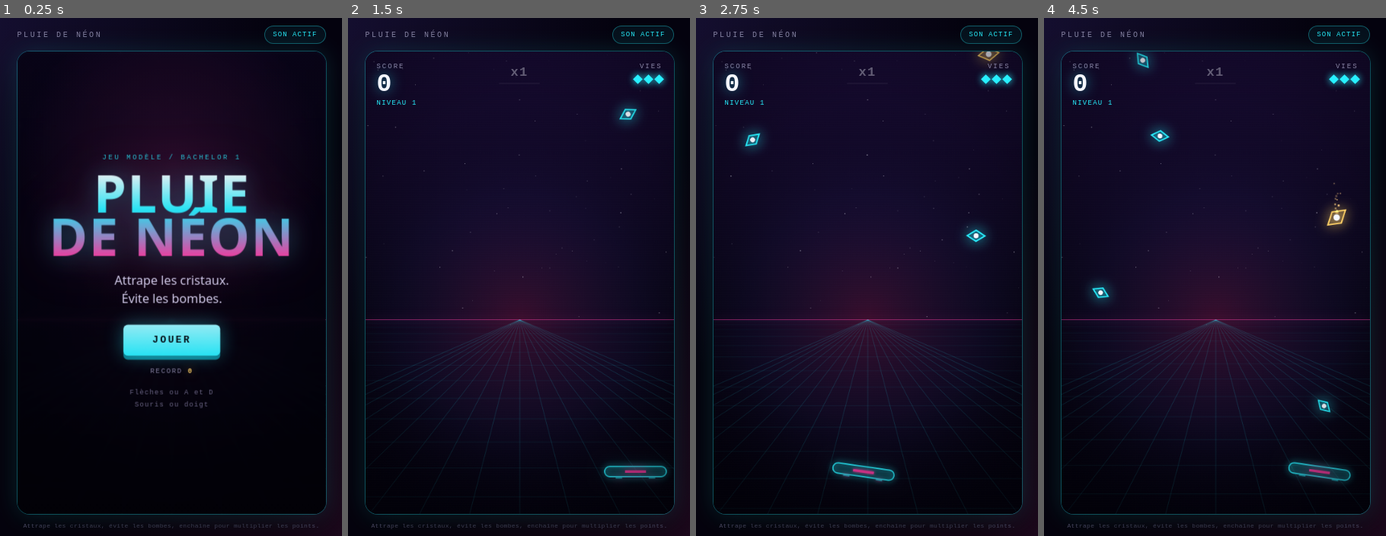
Above: before the commit, frames 1-4 (left to right).
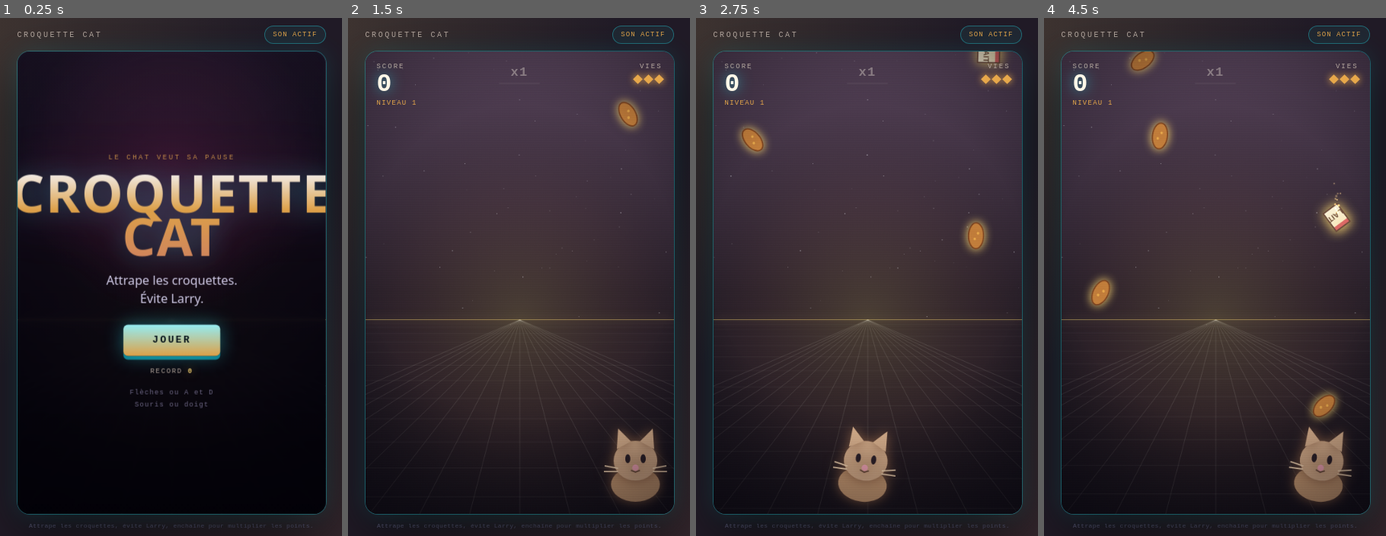
Above: after the commit, the same moments.

Repository: Ludow9/jeu-ia
Game: browser game, page index.html
Two runs of this game, one before a commit and one after it. Both use one fixed random seed, a clock stepped at 60 frames per second and the inputs below.
Inputs:
- Up to frame 1 (0.25 s): no input
- Up to frame 2 (1.5 s): click "JOUER" at 0.27 s; hold Right from 1.03 s (still down); tap Space at 1.1 s
- Up to frame 3 (2.75 s): release Right at 1.53 s; hold Down 1.58-1.85 s; tap Space at 1.6, 2.1, 2.6 s; hold Left 1.9-2.47 s; hold Right from 2.52 s (still down)
- Up to frame 4 (4.5 s): tap Space at 3.1, 3.6, 4.1 s; release Right at 3.18 s; hold Left 3.23-3.67 s; hold Down 3.72-4.05 s; hold Right from 4.1 s (still down)

The runs differ from the first frame. In frame 1, 20% of the frame differs, in the area x 0-100%, y 0-100%; in frame 2, 77%; in frame 3, 76%; in frame 4, 77%.

Commit message:
défi-agent

Diff:
--- a/audio.js
+++ b/audio.js
@@ -63,6 +63,10 @@
   note(760, 0.16, "sine", 0.15, 180);
   note(1140, 0.2, "triangle", 0.1, 120);
 }
+function sonBouclier() {
+  note(420, 0.18, "sine", 0.15, 260);
+  note(840, 0.24, "triangle", 0.1, 180);
+}
 function sonBombe() {
   note(120, 0.35, "sawtooth", 0.4, -90);
   note(70, 0.45, "square", 0.25, -30);
--- a/config.js
+++ b/config.js
@@ -1,4 +1,4 @@
-// Réglages de Pluie de Néon.
+// Réglages de Croquette Cat.
 // Modifie ces valeurs pour équilibrer le jeu sans toucher au reste du code.
 
 const LARGEUR = 480; // largeur logique du canvas
@@ -9,16 +9,18 @@
 const GLACE = "glace";
 const BOMBE = "bombe";
 const DORE = "dore";
+const BOUCLIER = "bouclier";
 
 const COULEURS = {
-  fond: "#05030f",
-  cyan: "#28f0ff",
+  fond: "#211b27",
+  cyan: "#e7a84b",
   glace: "#9be7ff",
-  magenta: "#ff3ea5",
-  or: "#ffd166",
-  rouge: "#ff4d6d",
-  blanc: "#f5f7ff",
-  grille: "rgba(40, 240, 255, 0.16)"
+  magenta: "#d98a5f",
+  or: "#f4d06f",
+  rouge: "#d95763",
+  bouclier: "#b86bff",
+  blanc: "#fff8e8",
+  grille: "rgba(255, 248, 232, 0.12)"
 };
 
 const REGLAGES = {
@@ -34,6 +36,7 @@
   hasardBombe: 0.14,
   hasardDore: 0.05,
   hasardGlace: 0.02,
+  hasardBouclier: 0.03,
   ralentissementGlace: 0.5,
   dureeGlace: 4,
   largeurPanier: 96,
--- a/dessin.js
+++ b/dessin.js
@@ -6,16 +6,16 @@
 }
 function dessinerFond(ctx, temps) {
   const degrade = ctx.createLinearGradient(0, 0, 0, HAUTEUR);
-  degrade.addColorStop(0, "#170b32");
+  degrade.addColorStop(0, "#58445a");
   degrade.addColorStop(0.52, COULEURS.fond);
-  degrade.addColorStop(1, "#02010a");
+  degrade.addColorStop(1, "#17131b");
   ctx.fillStyle = degrade;
   ctx.fillRect(0, 0, LARGEUR, HAUTEUR);
 
   const horizon = HAUTEUR * 0.58;
   const halo = ctx.createRadialGradient(LARGEUR / 2, horizon, 4, LARGEUR / 2, horizon, LARGEUR * 0.8);
-  halo.addColorStop(0, "rgba(255, 62, 165, 0.2)");
-  halo.addColorStop(0.5, "rgba(122, 92, 255, 0.07)");
+  halo.addColorStop(0, "rgba(244, 208, 111, 0.2)");
+  halo.addColorStop(0.5, "rgba(217, 138, 95, 0.08)");
   halo.addColorStop(1, "rgba(0, 0, 0, 0)");
   ctx.fillStyle = halo;
   ctx.fillRect(0, 0, LARGEUR, HAUTEUR);
@@ -46,9 +46,9 @@
   ctx.globalAlpha = 1;
 
   ctx.save();
-  ctx.shadowColor = COULEURS.magenta;
+  ctx.shadowColor = COULEURS.or;
   ctx.shadowBlur = 16;
-  ctx.strokeStyle = "rgba(255, 62, 165, 0.5)";
+  ctx.strokeStyle = "rgba(244, 208, 111, 0.5)";
   ctx.beginPath();
   ctx.moveTo(0, horizon);
   ctx.lineTo(LARGEUR, horizon);
@@ -57,34 +57,190 @@
 }
 function dessinerPanier(ctx, panier, temps) {
   const inclinaison = Math.max(-0.2, Math.min(0.2, panier.vitesse * 0.00025));
-  const pulsation = 0.6 + 0.4 * Math.sin(temps * 6);
   ctx.save();
-  ctx.translate(panier.x + panier.largeur / 2, panier.y + panier.hauteur / 2);
+  ctx.translate(panier.x + panier.largeur / 2, panier.y + panier.hauteur / 2 + 8);
   ctx.rotate(inclinaison);
-  ctx.shadowColor = COULEURS.cyan;
-  ctx.shadowBlur = 26;
-  ctx.fillStyle = "rgba(40, 240, 255, 0.16)";
-  ctx.beginPath();
-  ctx.roundRect(-panier.largeur / 2, -panier.hauteur / 2, panier.largeur, panier.hauteur, 8);
-  ctx.fill();
-  ctx.shadowBlur = 10;
-  ctx.strokeStyle = COULEURS.cyan;
-  ctx.lineWidth = 2;
-  ctx.stroke();
-  ctx.shadowColor = COULEURS.magenta;
-  ctx.shadowBlur = 16 * pulsation;
-  ctx.fillStyle = COULEURS.magenta;
-  ctx.fillRect(-panier.largeur * 0.17, -2, panier.largeur * 0.34, 4);
-  ctx.fillStyle = "rgba(40, 240, 255, 0.6)";
-  ctx.fillRect(-panier.largeur * 0.32, panier.hauteur / 2, 10, 3);
-  ctx.fillRect(panier.largeur * 0.32 - 10, panier.hauteur / 2, 10, 3);
+  ctx.shadowColor = "#8b6044";
+  ctx.shadowBlur = 18;
+  ctx.fillStyle = "#c99b73";
+  ctx.beginPath();
+  ctx.ellipse(0, 12, 38, 27, 0, 0, Math.PI * 2);
+  ctx.fill();
+  ctx.fillStyle = "#d9b08c";
+  ctx.beginPath();
+  ctx.ellipse(0, -25, 34, 31, 0, 0, Math.PI * 2);
+  ctx.fill();
+  ctx.beginPath();
+  ctx.moveTo(-29, -43);
+  ctx.lineTo(-27, -75);
+  ctx.lineTo(-7, -55);
+  ctx.moveTo(29, -43);
+  ctx.lineTo(27, -75);
+  ctx.lineTo(7, -55);
+  ctx.fill();
+  ctx.fillStyle = "#2a2028";
+  ctx.beginPath();
+  ctx.ellipse(-12, -28, 4, 7, 0, 0, Math.PI * 2);
+  ctx.ellipse(12, -28, 4, 7, 0, 0, Math.PI * 2);
+  ctx.fill();
+  ctx.fillStyle = "#f4a6b8";
+  ctx.beginPath();
+  ctx.arc(0, -14, 5, 0, Math.PI * 2);
+  ctx.fill();
+  ctx.strokeStyle = "#6b4a3b";
+  ctx.lineWidth = 2;
+  ctx.beginPath();
+  ctx.moveTo(-7, -10);
+  ctx.lineTo(0, -7);
+  ctx.lineTo(7, -10);
+  ctx.stroke();
+  ctx.strokeStyle = "#f5d6b3";
+  ctx.beginPath();
+  ctx.moveTo(-27, -13);
+  ctx.lineTo(-48, -17);
+  ctx.moveTo(-27, -8);
+  ctx.lineTo(-49, -8);
+  ctx.moveTo(27, -13);
+  ctx.lineTo(48, -17);
+  ctx.moveTo(27, -8);
+  ctx.lineTo(49, -8);
+  ctx.stroke();
+  if (panier.bouclier) {
+    ctx.shadowColor = COULEURS.bouclier;
+    ctx.shadowBlur = 16;
+    ctx.strokeStyle = COULEURS.bouclier;
+    ctx.lineWidth = 5;
+    ctx.beginPath();
+    ctx.arc(0, -2, 31, 0.15, Math.PI - 0.15);
+    ctx.stroke();
+    ctx.strokeStyle = "#f4d06f";
+    ctx.lineWidth = 4;
+    ctx.beginPath();
+    ctx.arc(0, -2, 29, 0.15, Math.PI - 0.15);
+    ctx.stroke();
+    ctx.fillStyle = "#f4d06f";
+    ctx.beginPath();
+    ctx.arc(0, 28, 5, 0, Math.PI * 2);
+    ctx.fill();
+  }
   ctx.restore();
+}
+
+function dessinerCroquette(ctx, objet) {
+  const largeur = objet.rayon * 1.55;
+  const hauteur = objet.rayon * 0.9;
+  ctx.rotate(objet.rotation);
+  ctx.shadowColor = COULEURS.or;
+  ctx.shadowBlur = 14;
+  ctx.fillStyle = "#b96f32";
+  ctx.beginPath();
+  ctx.ellipse(0, 0, largeur, hauteur, 0, 0, Math.PI * 2);
+  ctx.fill();
+  ctx.strokeStyle = "#7b421f";
+  ctx.lineWidth = 2;
+  ctx.stroke();
+  ctx.fillStyle = "#e7a84b";
+  ctx.beginPath();
+  ctx.arc(-5, -2, 2, 0, Math.PI * 2);
+  ctx.arc(4, 3, 2, 0, Math.PI * 2);
+  ctx.fill();
+}
+function dessinerGlacon(ctx, objet) {
+  const r = objet.rayon;
+  ctx.rotate(objet.rotation);
+  ctx.shadowColor = COULEURS.glace;
+  ctx.shadowBlur = 16;
+  ctx.fillStyle = "rgba(155, 231, 255, 0.72)";
+  ctx.beginPath();
+  ctx.roundRect(-r, -r, r * 2, r * 2, 4);
+  ctx.fill();
+  ctx.strokeStyle = COULEURS.blanc;
+  ctx.lineWidth = 2;
+  ctx.stroke();
+  ctx.strokeStyle = "rgba(255, 255, 255, 0.7)";
+  ctx.beginPath();
+  ctx.moveTo(-r * 0.55, -r * 0.35);
+  ctx.lineTo(r * 0.45, r * 0.45);
+  ctx.moveTo(r * 0.25, -r * 0.7);
+  ctx.lineTo(-r * 0.25, r * 0.7);
+  ctx.stroke();
+}
+function dessinerBriqueLait(ctx, objet) {
+  const r = objet.rayon;
+  ctx.rotate(objet.rotation * 0.35);
+  ctx.shadowColor = COULEURS.or;
+  ctx.shadowBlur = 18;
+  ctx.fillStyle = "#fff8e8";
+  ctx.fillRect(-r * 0.78, -r, r * 1.56, r * 2);
+  ctx.fillStyle = "#d95763";
+  ctx.fillRect(-r * 0.78, -r, r * 1.56, r * 0.4);
+  ctx.fillStyle = "#6b4a3b";
+  ctx.font = "700 " + Math.round(r * 0.7) + "px sans-serif";
+  ctx.textAlign = "center";
+  ctx.fillText("LAIT", 0, r * 0.45);
+  ctx.strokeStyle = "#6b4a3b";
+  ctx.lineWidth = 2;
+  ctx.strokeRect(-r * 0.78, -r, r * 1.56, r * 2);
+}
+function dessinerCollier(ctx, objet) {
+  const r = objet.rayon;
+  ctx.rotate(objet.rotation * 0.25);
+  ctx.shadowColor = COULEURS.bouclier;
+  ctx.shadowBlur = 18;
+  ctx.strokeStyle = COULEURS.bouclier;
+  ctx.lineWidth = 3;
+  ctx.beginPath();
+  ctx.arc(0, -r * 0.1, r * 0.82, 0.15, Math.PI - 0.15);
+  ctx.stroke();
+  ctx.fillStyle = "#f4d06f";
+  ctx.strokeStyle = "#8b5a2b";
+  ctx.lineWidth = 1.5;
+  ctx.beginPath();
+  ctx.arc(0, r * 0.55, r * 0.3, 0, Math.PI * 2);
+  ctx.fill();
+  ctx.stroke();
+  ctx.fillStyle = COULEURS.bouclier;
+  ctx.beginPath();
+  ctx.arc(0, r * 0.55, r * 0.1, 0, Math.PI * 2);
+  ctx.fill();
+}
+function dessinerChien(ctx, objet, temps) {
+  const r = objet.rayon * (1 + 0.06 * Math.sin(temps * 8 + objet.pulsation));
+  ctx.shadowColor = COULEURS.rouge;
+  ctx.shadowBlur = 20;
+  ctx.fillStyle = "#a8754f";
+  ctx.beginPath();
+  ctx.ellipse(0, 2, r, r * 0.86, 0, 0, Math.PI * 2);
+  ctx.fill();
+  ctx.beginPath();
+  ctx.moveTo(-r * 0.65, -r * 0.45);
+  ctx.quadraticCurveTo(-r * 1.35, -r * 1.15, -r * 0.85, r * 0.35);
+  ctx.moveTo(r * 0.65, -r * 0.45);
+  ctx.quadraticCurveTo(r * 1.35, -r * 1.15, r * 0.85, r * 0.35);
+  ctx.fill();
+  ctx.fillStyle = "#2a2028";
+  ctx.beginPath();
+  ctx.ellipse(-r * 0.3, -r * 0.12, r * 0.12, r * 0.18, 0, 0, Math.PI * 2);
+  ctx.ellipse(r * 0.3, -r * 0.12, r * 0.12, r * 0.18, 0, 0, Math.PI * 2);
+  ctx.fill();
+  ctx.fillStyle = "#3b241d";
+  ctx.beginPath();
+  ctx.ellipse(0, r * 0.3, r * 0.25, r * 0.18, 0, 0, Math.PI * 2);
+  ctx.fill();
+  ctx.fillStyle = "#f4a6b8";
+  ctx.beginPath();
+  ctx.arc(0, r * 0.35, r * 0.1, 0, Math.PI * 2);
+  ctx.fill();
+  ctx.strokeStyle = COULEURS.rouge;
+  ctx.lineWidth = 2;
+  ctx.stroke();
 }
 function dessinerCristal(ctx, objet, temps) {
   const r = objet.rayon;
   const dore = objet.type === DORE;
   const glace = objet.type === GLACE;
-  const couleur = dore ? COULEURS.or : glace ? COULEURS.glace : COULEURS.cyan;
+  const bouclier = objet.type === BOUCLIER;
+  const couleur = dore ? COULEURS.or : glace ? COULEURS.glace : bouclier ? COULEURS.bouclier : COULEURS.cyan;
   const battement = 1 + 0.06 * Math.sin(temps * 5 + objet.pulsation);
   ctx.rotate(objet.rotation);
   ctx.scale(battement, battement);
@@ -96,7 +252,7 @@
   ctx.lineTo(0, r);
   ctx.lineTo(-r * 0.62, 0);
   ctx.closePath();
-  ctx.fillStyle = dore ? "rgba(255, 209, 102, 0.22)" : glace ? "rgba(155, 231, 255, 0.28)" : "rgba(40, 240, 255, 0.2)";
+  ctx.fillStyle = dore ? "rgba(255, 209, 102, 0.22)" : glace ? "rgba(155, 231, 255, 0.28)" : bouclier ? "rgba(184, 107, 255, 0.28)" : "rgba(40, 240, 255, 0.2)";
   ctx.fill();
   ctx.strokeStyle = couleur;
   ctx.lineWidth = 2;
@@ -116,6 +272,16 @@
       ctx.stroke();
     }
   }
+  if (bouclier) {
+    ctx.strokeStyle = COULEURS.blanc;
+    ctx.lineWidth = 2;
+    ctx.beginPath();
+    ctx.moveTo(-r * 0.48, 0);
+    ctx.lineTo(r * 0.48, 0);
+    ctx.moveTo(0, -r * 0.48);
+    ctx.lineTo(0, r * 0.48);
+    ctx.stroke();
+  }
 }
 function dessinerBombe(ctx, objet, temps) {
   const r = objet.rayon * (1 + 0.09 * Math.sin(temps * 9 + objet.pulsation));
@@ -150,7 +316,11 @@
 function dessinerObjet(ctx, objet, temps) {
   ctx.save();
   ctx.translate(objet.x, objet.y);
-  if (objet.type === BOMBE) dessinerBombe(ctx, objet, temps);
+  if (objet.type === BOMBE) dessinerChien(ctx, objet, temps);
+  else if (objet.type === CRISTAL) dessinerCroquette(ctx, objet);
+  else if (objet.type === GLACE) dessinerGlacon(ctx, objet);
+  else if (objet.type === DORE) dessinerBriqueLait(ctx, objet);
+  else if (objet.type === BOUCLIER) dessinerCollier(ctx, objet);
   else dessinerCristal(ctx, objet, temps);
   ctx.restore();
 }
--- a/index.html
+++ b/index.html
@@ -3,14 +3,14 @@
 <head>
   <meta charset="utf-8">
   <meta name="viewport" content="width=device-width, initial-scale=1">
-  <meta name="theme-color" content="#05030f">
-  <title>Pluie de Néon</title>
+  <meta name="theme-color" content="#211b27">
+  <title>Croquette Cat</title>
   <link rel="stylesheet" href="style.css">
 </head>
 <body>
   <main class="page">
     <header class="barre">
-      <span class="barre-nom">PLUIE DE NÉON</span>
+      <span class="barre-nom">CROQUETTE CAT</span>
       <button id="bouton-son" class="bouton-son" type="button" aria-pressed="true">SON ACTIF</button>
     </header>
 
@@ -36,9 +36,9 @@
       </div>
 
       <div id="ecran-titre" class="ecran">
-        <p class="sur-titre">JEU MODÈLE / BACHELOR 1</p>
-        <h1 class="titre">PLUIE<br>DE NÉON</h1>
-        <p class="but">Attrape les cristaux.<br>Évite les bombes.</p>
+        <p class="sur-titre">LE CHAT VEUT SA PAUSE</p>
+        <h1 class="titre">CROQUETTE<br>CAT</h1>
+        <p class="but">Attrape les croquettes.<br>Évite Larry.</p>
         <button id="bouton-jouer" class="bouton-principal" type="button">JOUER</button>
         <p class="record-titre">RECORD <strong id="record-titre">0</strong></p>
         <p class="commandes">Flèches ou A et D<br>Souris ou doigt</p>
@@ -60,7 +60,7 @@
     </section>
 
     <footer class="pied">
-      <span>Attrape les cristaux, évite les bombes, enchaîne pour multiplier les points.</span>
+      <span>Attrape les croquettes, évite Larry, enchaîne pour multiplier les points.</span>
     </footer>
   </main>
   <script src="config.js"></script>
--- a/jeu.js
+++ b/jeu.js
@@ -1,4 +1,4 @@
-// Logique de Pluie de Néon : état, entrées, règles et boucle du jeu.
+// Logique de Croquette Cat : état, entrées, règles et boucle du jeu.
 // Les éléments de la page.
 const canvas = document.getElementById("jeu");
 const ctx = canvas.getContext("2d");
@@ -29,6 +29,7 @@
 let combo = 0;
 let chronoCombo = 0;
 let chronoGlace = 0;
+let bouclier = false;
 let objets = [];
 let chronoSpawn = 0;
 let dernierTemps = 0;
@@ -49,6 +50,7 @@
   elementNiveau.textContent = "NIVEAU " + niveau;
   elementComboValeur.textContent = "x" + multiplicateur();
   elementCombo.classList.toggle("fort", multiplicateur() > 1);
+  panier.bouclier = bouclier;
   for (let i = 0; i < elementVies.length; i++) {
     elementVies[i].classList.toggle("perdue", i >= vies);
   }
@@ -60,7 +62,7 @@
   etat = "jeu";
   score = 0; vies = REGLAGES.viesDepart; niveau = 1; tempsJeu = 0;
   cristaux = 0;
-  combo = 0; chronoCombo = 0; chronoGlace = 0; objets = []; chronoSpawn = 0.45;
+  combo = 0; chronoCombo = 0; chronoGlace = 0; bouclier = false; objets = []; chronoSpawn = 0.45;
   panier.x = LARGEUR / 2 - panier.largeur / 2; panier.cibleX = null; panier.vitesse = 0;
   ecranTitre.classList.add("cache");
   ecranFin.classList.add("cache");
@@ -77,7 +79,7 @@
   flasher(COULEURS.blanc, 0.4);
   finScore.textContent = score;
   //afficher le nombre de cristaux attrapés sur l'écran de fin dans finScore
-  finScore.textContent += " (Cristaux: " + cristaux + ")";
+  finScore.textContent += " (Croquettes: " + cristaux + ")";
   finRecord.textContent = record;
   badgeRecord.classList.toggle("cache", !nouveauRecord);
   scene.dataset.etat = "fin";
@@ -91,7 +93,8 @@
   if (tirage < Math.min(0.42, REGLAGES.hasardBombe + (niveau - 1) * 0.03)) type = BOMBE;
   else if (tirage > 1 - REGLAGES.hasardDore) type = DORE;
   else if (tirage > 1 - REGLAGES.hasardDore - REGLAGES.hasardGlace) type = GLACE;
-  const rayon = type === DORE ? 17 : type === BOMBE ? 15 : type === GLACE ? 14 : 13;
+  else if (tirage > 1 - REGLAGES.hasardDore - REGLAGES.hasardGlace - REGLAGES.hasardBouclier) type = BOUCLIER;
+  const rayon = type === DORE ? 17 : type === BOMBE ? 15 : type === GLACE ? 14 : type === BOUCLIER ? 15 : 13;
   const vitesse = Math.min(REGLAGES.vitesseChuteMax, REGLAGES.vitesseChute + (niveau - 1) * 28);
   objets.push({
     type: type, x: hasard(rayon + 12, LARGEUR - rayon - 12), y: -rayon - 8, rayon: rayon,
@@ -120,7 +123,25 @@
 function toucherObjet(objet) {
   if (objet.type === BOMBE) {
     creerParticules(objet.x, objet.y, COULEURS.magenta, 28, 320);
+    if (bouclier) {
+      bouclier = false;
+      creerParticules(objet.x, objet.y, COULEURS.bouclier, 30, 300);
+      ajouterTexte(objet.x, objet.y - 10, "BOUCLIER ACTIVÉ", COULEURS.bouclier);
+      sonBombe();
+      flasher(COULEURS.bouclier, 0.18);
+      secouer(4);
+      return;
+    }
     perdreVie(objet.x, objet.y, true);
+    return;
+  }
+  if (objet.type === BOUCLIER) {
+    bouclier = true;
+    creerParticules(objet.x, objet.y, COULEURS.bouclier, 24, 280);
+    ajouterTexte(objet.x, objet.y - 10, "BOUCLIER", COULEURS.bouclier);
+    sonBouclier();
+    flasher(COULEURS.bouclier, 0.14);
+    secouer(3);
     return;
   }
   if (objet.type === GLACE) chronoGlace = REGLAGES.dureeGlace;
@@ -130,7 +151,7 @@
   const points = (objet.type === DORE ? 50 : 10) * multi;
   const couleur = objet.type === DORE ? COULEURS.or : objet.type === GLACE ? COULEURS.glace : COULEURS.cyan;
   score += points;
-  // compte les cristaux attrapés dans la variable cristaux
+  // compte les croquettes attrapées dans la variable cristaux
   if (objet.type === CRISTAL) {
     cristaux += 1;
   }
@@ -191,7 +212,7 @@
     } else if (objet.y - objet.rayon > HAUTEUR + 20) {
       objets.splice(i, 1);
       if (objet.type === CRISTAL) perdreVie(objet.x, HAUTEUR - 30, false);
-      else if (objet.type === DORE) ajouterTexte(objet.x, HAUTEUR - 40, "CRISTAL DORÉ PERDU", COULEURS.or);
+      else if (objet.type === DORE) ajouterTexte(objet.x, HAUTEUR - 40, "BRIQUE DE LAIT PERDUE", COULEURS.or);
     }
   }
   majHud();
--- a/style.css
+++ b/style.css
@@ -1,13 +1,13 @@
-/* Pluie de Néon : page, écrans et interface. */
+/* Croquette Cat : page, écrans et interface. */
 
 :root {
-  --fond: #05030f;
-  --cyan: #28f0ff;
-  --magenta: #ff3ea5;
-  --or: #ffd166;
-  --rouge: #ff4d6d;
-  --blanc: #f5f7ff;
-  --gris: #8b87a8;
+  --fond: #211b27;
+  --cyan: #e7a84b;
+  --magenta: #d98a5f;
+  --or: #f4d06f;
+  --rouge: #d95763;
+  --blanc: #fff8e8;
+  --gris: #b7a9a0;
   --police: "Avenir Next", "Segoe UI", system-ui, -apple-system, sans-serif;
   --mono: ui-monospace, "SF Mono", Menlo, Consolas, monospace;
   --taille-scene: min(92vw, 432px, 54vh);
@@ -32,8 +32,8 @@
   color: var(--blanc);
   font-family: var(--police);
   background:
-    radial-gradient(circle at 18% 0%, rgba(122, 92, 255, 0.2), transparent 42%),
-    radial-gradient(circle at 82% 100%, rgba(255, 62, 165, 0.14), transparent 46%),
+    radial-gradient(circle at 18% 0%, rgba(244, 208, 111, 0.2), transparent 42%),
+    radial-gradient(circle at 82% 100%, rgba(217, 138, 95, 0.14), transparent 46%),
     var(--fond);
 }
 
Not shown, changed: JOURNAL.md
